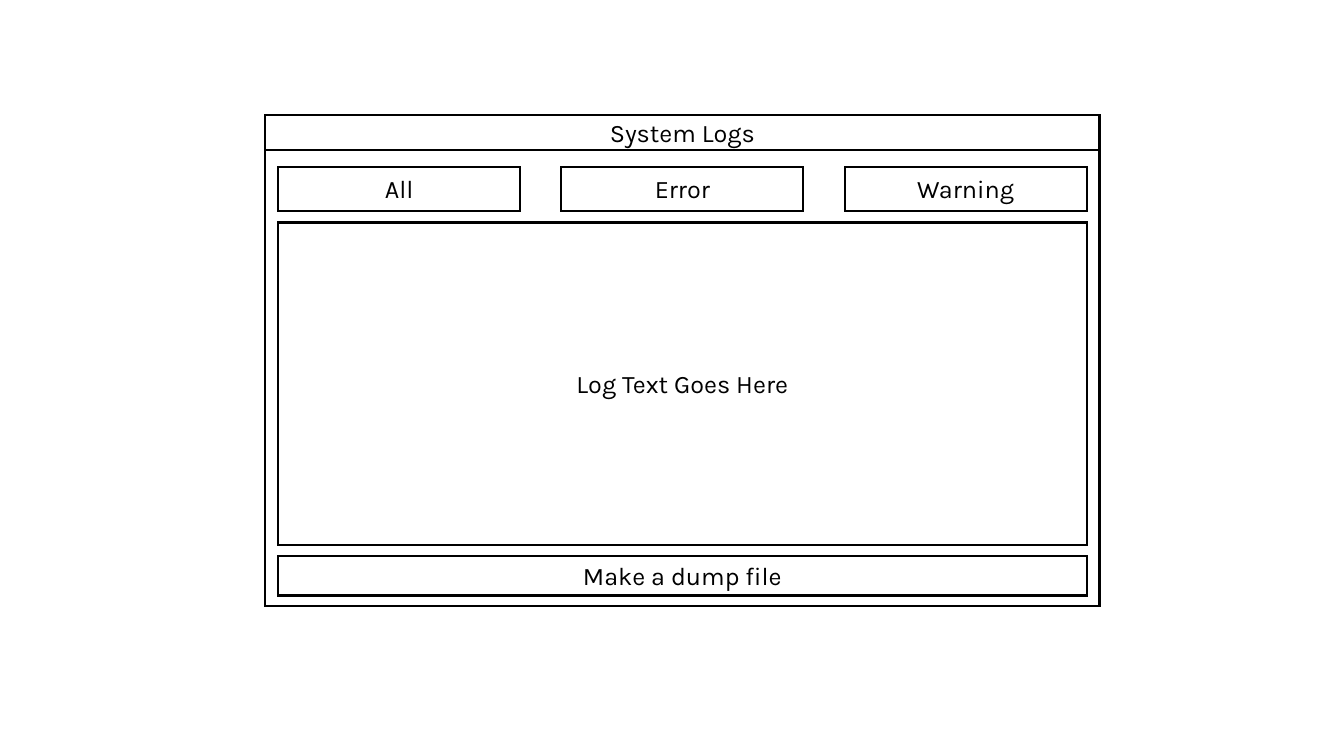
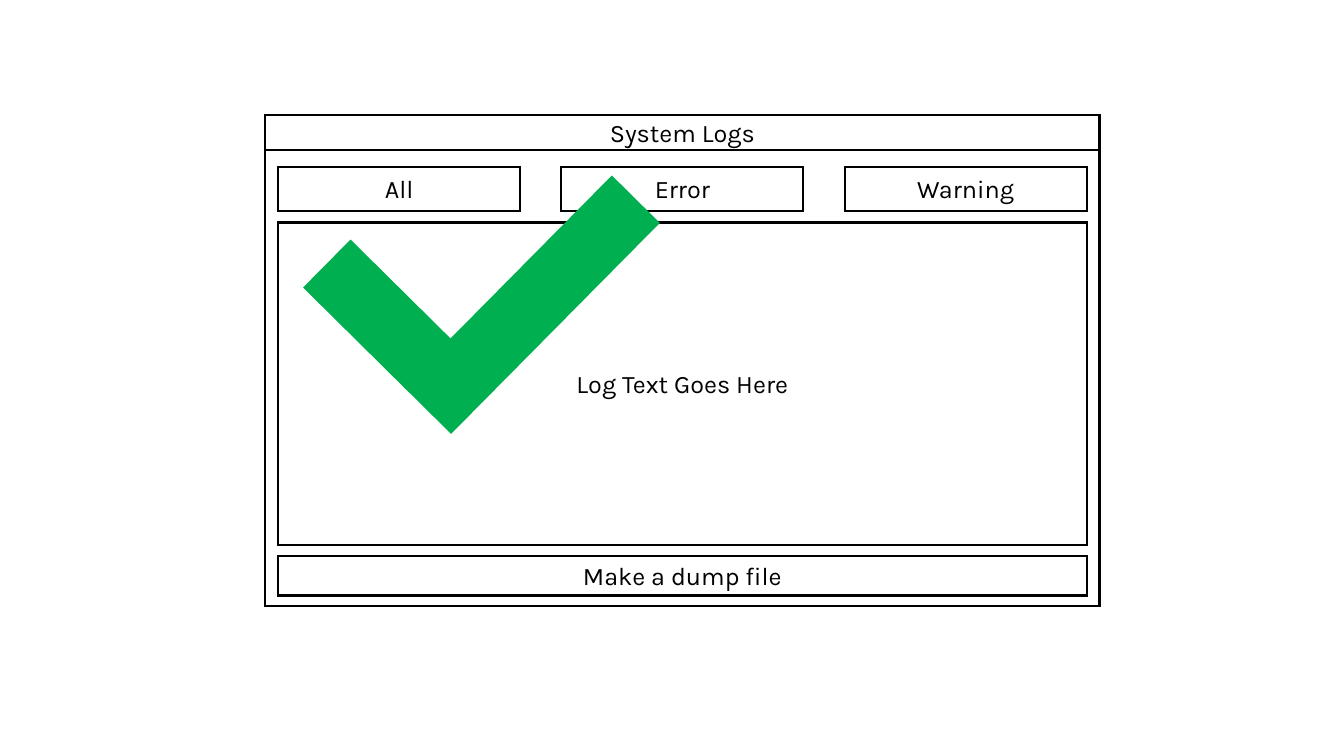
Before and after one commit to 410-dev/KSTraderMachine, a slide deck: slide 11 of uidesign.pptx. Drawn at 1344x756 pixels with LibreOffice and Linux fonts; fonts in the diff are those of the drawing. Boxes give left, top, right and bottom in pixels: in the first picture for what was removed or moved away, otherwise in the second. Text is boxed around its words. In the diff, an @@ line names an element or a change of style, - is before the commit and + after.

```diff
--- a/uidesign.pptx
+++ b/uidesign.pptx
@@ rectangle added at bbox=[404, 175, 660, 434], fill #00B050 @@
@@ rectangle added at bbox=[303, 240, 454, 390], fill #00B050 @@
```
Also in this commit, not shown: 12 other slides changed.
